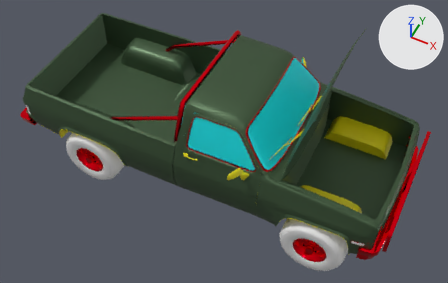
Before and after pictures for a commit that changed the FBX model Assets/Gaia/Models/Cars/M1008/M1008Opened.fbx.
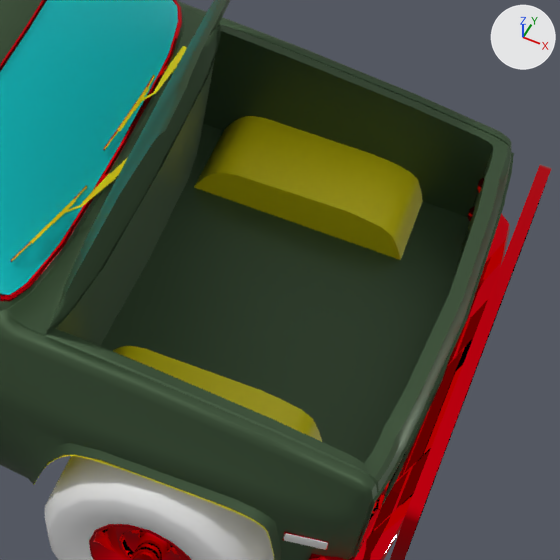
Old and new are each drawn whole from a 50 mm camera at (1.61, -3.88, 5.22) aimed at (-0.22, -0.23, 0.65) and again close up on the part from 59% to 97% of the width and 29% to 88% of the height. Every picture has the same lights, and +X, +Y and +Z are marked at upper right. Where no turn or scale is listed for an object, it has been applied to the vertices. Vertices at the same position are counted once.

The first close-up shows 'M1008_LOD0'.
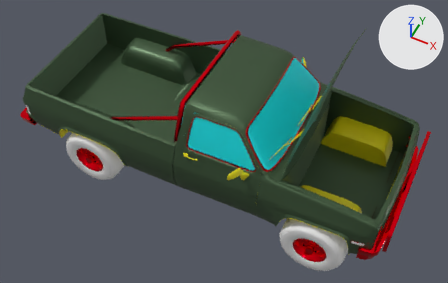
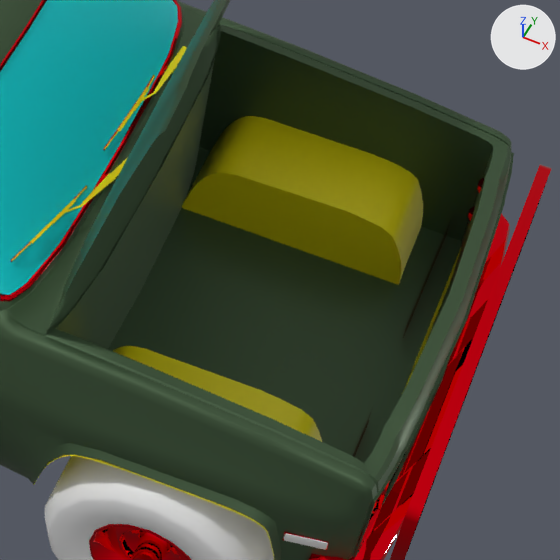
Diff of the bpy script that builds the scene:
```diff
--- a/Assets/Gaia/Models/Cars/M1008/M1008Opened.fbx.py
+++ b/Assets/Gaia/Models/Cars/M1008/M1008Opened.fbx.py
@@ me_plane_001 @@
 me_plane_001.from_pydata(...)  # 6993 vertices, 7404 faces; spans x -2.4..1.57, y -0.87..0.87, z -0.02..1.84
 # used by ob_m1008_lod0; location = (0.0, 0.0, 0.0)
+# me_plane_001 part 1: all 34 vertices in x 0.55..1.44, y -0.63..0.63, z 0.54 are moved by (0.0, 0.0, -0.11)
 me_plane_001.materials.append(mat_m1008_body)
```

Where the change shows, as pixel boxes (x1, y1, x2, y2) in the close-ups (560 x 560 px; the box of a moved part takes in the faces that stretch with it):
part 1 of me_plane_001, moved or reshaped
    both: (56, 31, 493, 463)
